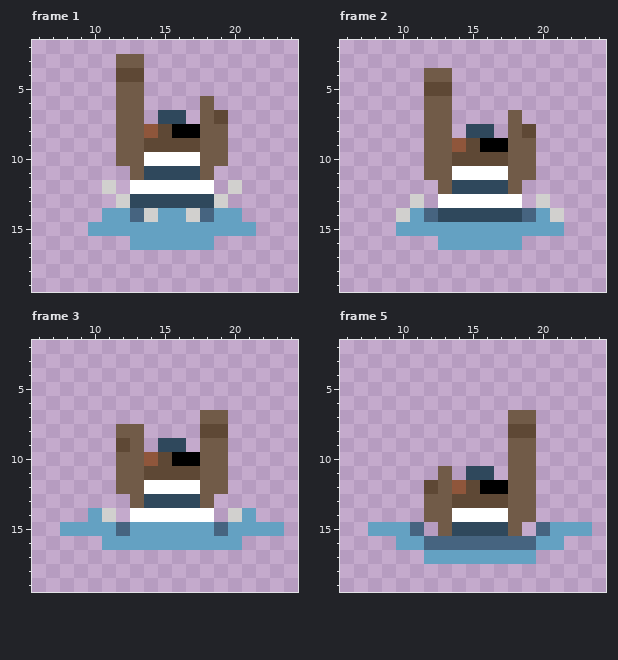
A pixel-art file gets an edit: Assets/Sprites/Aseprite/Crew_swimmers.aseprite. Above: the version before the commit.
32x32 pixels, 5 frames. Shown: frame 1: x 6..24, y 2..19; frame 2: x 6..24, y 2..19; frame 3: x 6..24, y 2..19; frame 5: x 6..24, y 2..19. The commit also changed other frames, which this record leaves out.
After the commit:
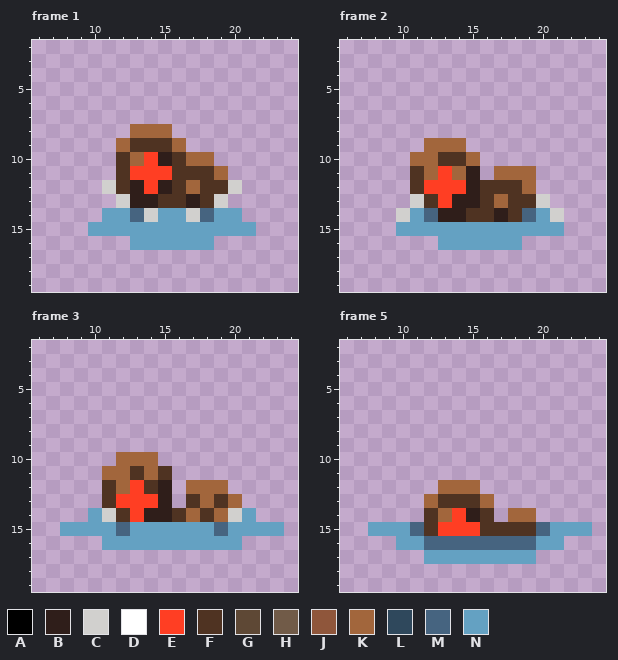
Palette (. is transparent): A #000000  B #2f1e1a  C #d1d0ce  D #ffffff  E #ff3e23  F #4f3322  G #5e4835  H #715b48  J #8f563b  K #a2663c  L #2f485c  M #466480  N #64a1c2
Changes in this commit:
layer "1700_crew_1/body" now hidden
layer "1700_crew_1/arms" now hidden
layer "1700_crew_2/body" now hidden
layer "1700_crew_2/arms" now hidden
layer "1700_health_1/body" added
Changed rows in their new state; - is an unchanged pixel.
Frame 1:
first column x 12:
 3 ..------
 4 ..------
 5 ..------
 6 ..----.-
 7 ..-..-..
 8 .KKK....
 9 KFFFK...
10 FKEBFKK.
11 FEEEFFFK
12 FBEBFKFF
13 -BBFFBF-
Frame 2:
first column x 11:
 4 -..------
 5 -..------
 6 -..------
 7 -..----.-
 8 -..-..-..
 9 -KKK.....
10 KKFFK....
11 FKEKB.KKK
12 FEEEBFFFK
13 -FEBBFKFF
14 --BBFFBF-
Frame 3:
first column x 11:
 7 -------..-
 8 -..----..-
 9 -..-..-..-
10 -KKK.....-
11 KKFKF....-
12 FKEFB.KKK-
13 FEEEB.FKFK
14 -FEBBFKFK-
Frame 5:
first column x 12:
 7 ------..
 8 ------..
 9 ------..
10 ------..
11 -.-..-..
12 .KKK....
13 KFFFK...
14 FKEBF.KK
15 FEEEFFFF
Pixel boxes of the changes (left, top, right, bottom) in both pictures:
changed: (116, 54, 228, 208)
changed: (410, 68, 536, 222)
changed: (102, 410, 242, 522)
changed: (424, 410, 536, 536)
